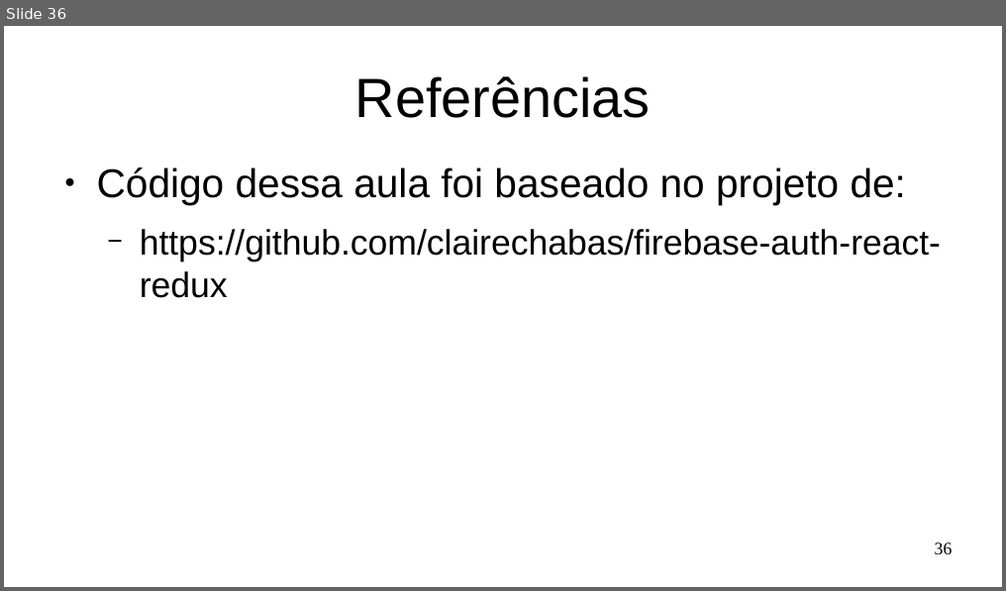
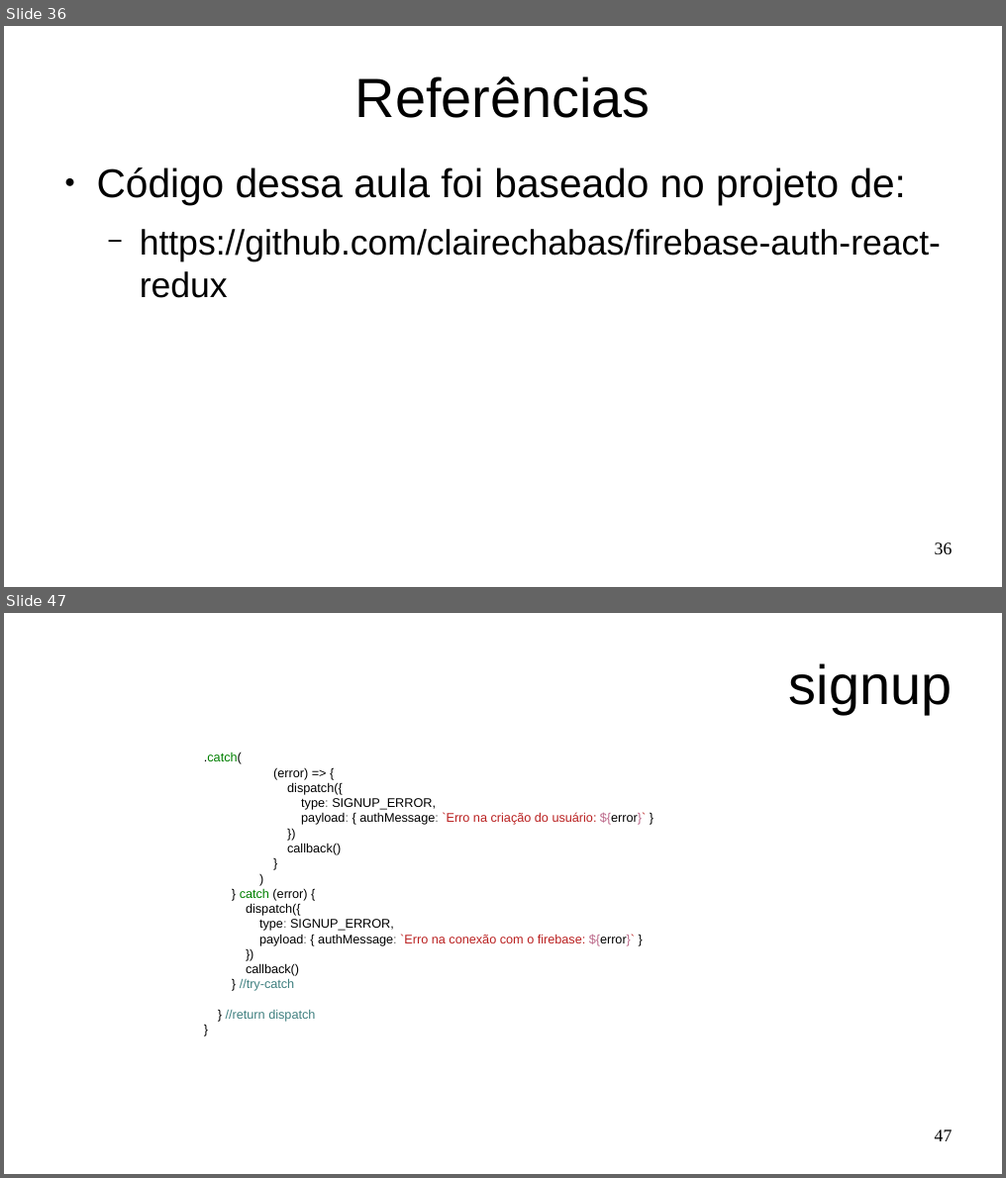
Before and after one commit to Marques-Dev/WEB_2020-1, a slide deck: SLIDES/aula09-redux-firebase-auth.odp. Shown one above the other, each under a label of ours: slide 36 before the commit, slides 36 and 47 after it; the slides between them are not shown. The pictures are 1006x591 and 1006x1178 pixels, drawn with LibreOffice and Linux fonts; fonts in the diff are those of the drawing. Boxes give left, top, right and bottom in pixels: in the first picture for what was removed or moved away, otherwise in the second. Text is boxed around its words. In the diff, an @@ line names an element or a change of style, - is before the commit and + after.

```diff
--- a/SLIDES/aula09-redux-firebase-auth.odp
+++ b/SLIDES/aula09-redux-firebase-auth.odp
@@ slide 47 added at bbox=[4, 613, 1002, 1174], background #FFFFFF @@
@@ title added at bbox=[789, 663, 952, 714], 44 pt, text #000000 @@
+signup
@@ text added at bbox=[204, 753, 646, 1022], 10 pt, text #000000 @@
+.catch(
+(error) => {
+dispatch({
+type: SIGNUP_ERROR,
+payload: { authMessage: `Erro na criação do usuário: ${error}` }
+})
+callback()
+}
+)
+} catch (error) {
+dispatch({
+type: SIGNUP_ERROR,
+payload: { authMessage: `Erro na conexão com o firebase: ${error}` }
+})
+callback()
+} //try-catch
+} //return dispatch
+}
@@ page number added at bbox=[935, 1130, 952, 1142], 14 pt, text #000000 @@
+47
```
Also in this commit, not shown: 13 other slides added, 1 other file.
